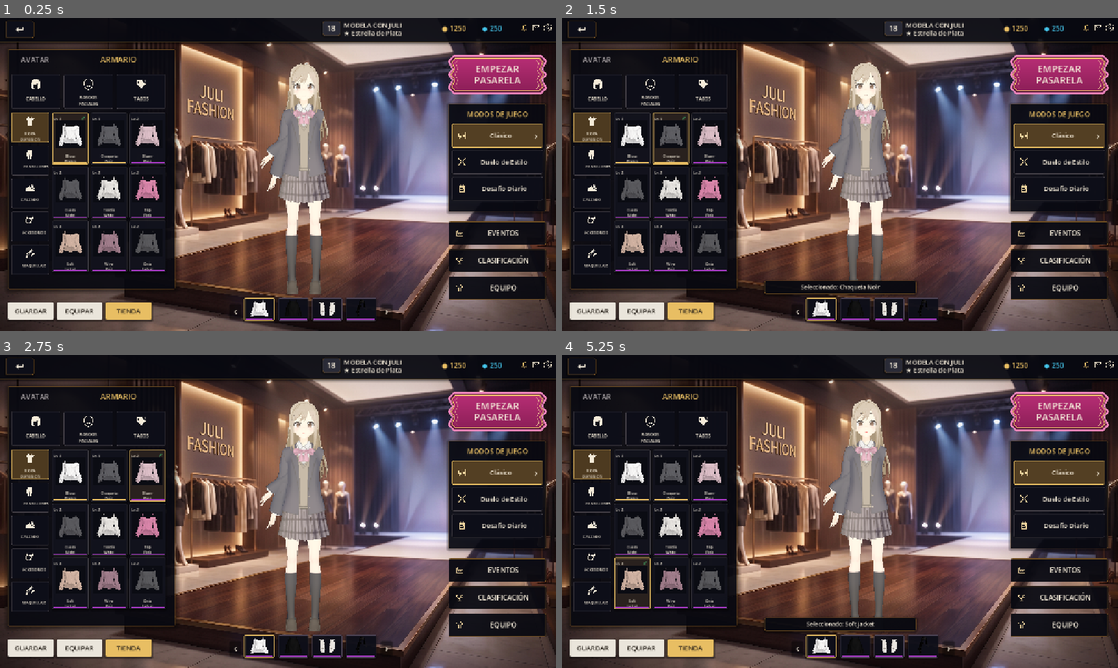
Above: before the commit, frames 1-4 (two rows, left to right).
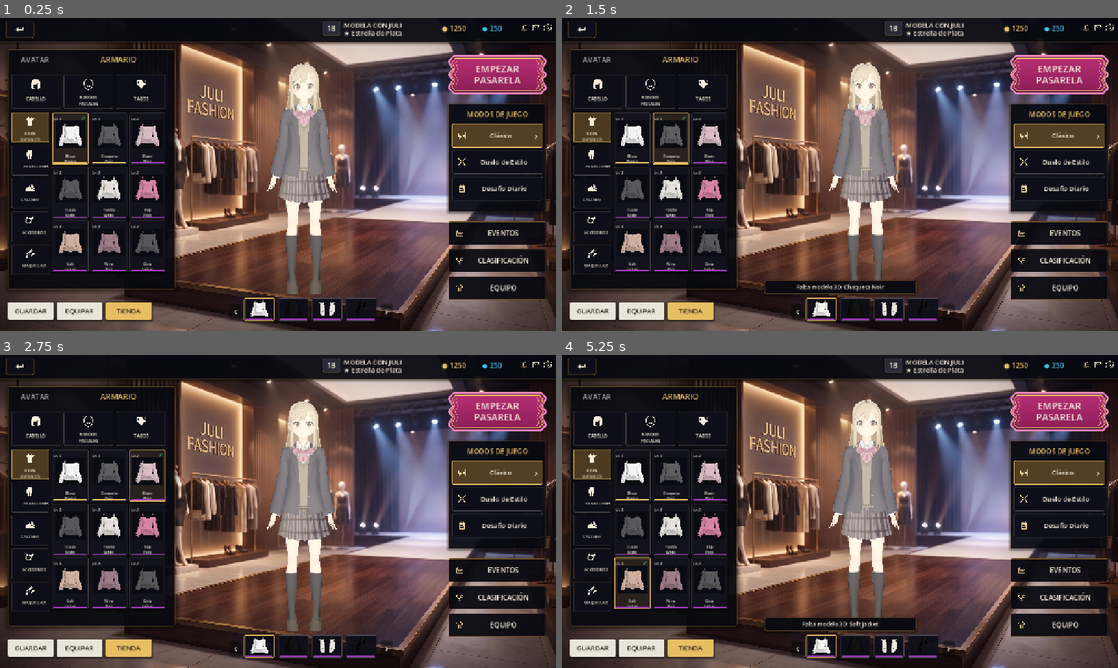
Above: after the commit, the same moments.

Repository: Haroldhv4/modela-con-juli
Game: Godot game, scene res://scenes/Lobby.tscn
Two runs of this game, one before a commit and one after it. Both use one fixed random seed, a clock stepped at 60 frames per second and the inputs below.
Inputs (mouse positions are in pixels of both pictures, inside the frame that each line leads up to):
- Up to frame 1 (0.25 s): no input
- Up to frame 2 (1.5 s): click (634, 140) at 0.52 s; click (673, 140) at 1.27 s
- Up to frame 3 (2.75 s): click (150, 477) at 2.02 s
- Up to frame 4 (5.25 s): click (634, 530) at 2.77 s; click (673, 530) at 3.52 s; click (712, 530) at 4.27 s; click (634, 583) at 5.02 s

The runs differ from the first frame. In frame 1, 0.6% of the frame differs, in the area x 46-61%, y 14-89%; in frame 2, 1.0%, in the area x 42-61%, y 14-88%; in frame 3, 0.9%; in frame 4, 1.0%.

Commit message:
feat: wire Lobby to safe modular wardrobe slots

Diff:
--- a/scripts/LobbyUI_v12.gd
+++ b/scripts/LobbyUI_v12.gd
@@ -3,12 +3,11 @@
 # MODELA CON JULI - LOBBY V12
 # Una sola Juli persistente. La UI nunca reemplaza al personaje completo.
 
-const WardrobeRuntime = preload("res://addons/ConfiguraBridge/configura_wardrobe_runtime.gd")
+const WardrobeRuntime = preload("res://addons/ConfiguraBridge/wardrobe_runtime_v2.gd")
 const GameSessionRuntime = preload("res://scripts/GameSession.gd")
 
 var wardrobe_runtime = null
 var _runtime_ready: bool = false
-
 
 func _ready() -> void:
 	super()
@@ -16,52 +15,43 @@
 	_refresh_modes()
 	call_deferred("_initialize_persistent_juli")
 
-
 func _process(delta: float) -> void:
 	super(delta)
 	if wardrobe_runtime != null:
 		wardrobe_runtime.update_idle(delta)
 
-
 func _initialize_persistent_juli() -> void:
 	if not _ensure_wardrobe_runtime():
 		_show_toast("No se pudo preparar a Juli")
 		return
-
 	_runtime_ready = bool(wardrobe_runtime.prepare_character())
 	if not _runtime_ready:
 		_show_toast("No se pudo preparar a Juli")
 		return
-
 	wardrobe_runtime.apply_outfit(equipped)
-
 
 func _ensure_wardrobe_runtime() -> bool:
 	if wardrobe_runtime != null:
 		return true
-
 	var world: Node3D = get_node_or_null("CharacterViewportContainer/CharacterViewport/CharacterWorld") as Node3D
 	if world == null:
-		push_error("[LobbyV12] No se encontro CharacterWorld.")
+		push_error("[LobbyV12] No se encontro CharacterWorld")
 		return false
-
 	var juli: Node3D = character_node as Node3D
 	if juli == null:
 		juli = world.get_node_or_null("Juli") as Node3D
 	if juli == null:
-		push_error("[LobbyV12] No se encontro la instancia persistente de Juli.")
+		push_error("[LobbyV12] No se encontro la instancia persistente de Juli")
 		return false
-
-	# Esta referencia permanece durante toda la sesion del Lobby.
 	character_node = juli
 	wardrobe_runtime = WardrobeRuntime.new(world, juli)
 	return true
 
-
 func _equip_item(category, item) -> void:
+	var slot: String = str(category)
 	var item_id: String = str(item.get("id", ""))
 	var item_name: String = str(item.get("name", ""))
-	equipped[category] = item_id
+	equipped[slot] = item_id
 	_refresh_items()
 
 	if not _ensure_wardrobe_runtime():
@@ -70,23 +60,25 @@
 	if not _runtime_ready:
 		_runtime_ready = bool(wardrobe_runtime.prepare_character())
 
-	# wardrobe_runtime es una referencia dinamica a un RefCounted cargado por script.
-	# En Godot 4.7 no se puede usar := para inferir el retorno de esa llamada.
-	var visual_change: bool = bool(wardrobe_runtime.apply_style(str(category), item_id))
+	# Primero intenta una prenda 3D real por slot. Convencion:
+	# assets/wardrobe3d/<slot>/<item_id>.glb o .tscn
+	var equipped_3d: bool = bool(wardrobe_runtime.equip_item_3d(slot, item_id))
+	if equipped_3d:
+		_show_toast("3D equipado: " + item_name)
+		return
+
+	# Mientras un item aun no tenga malla 3D, nunca sustituimos a Juli ni tocamos huesos.
+	# Solo aplicamos una variacion de material cuando el GLB base expone esa zona.
+	var visual_change: bool = bool(wardrobe_runtime.apply_style(slot, item_id))
 	if visual_change:
-		_show_toast("Equipado: " + item_name)
+		_show_toast("Estilo aplicado: " + item_name)
 	else:
-		# Nunca sustituimos a Juli por otro GLB para fingir una prenda. Si el GLB
-		# actual no expone esa zona/material, conservamos a Juli y el estado queda
-		# listo para la futura malla modular real.
 		wardrobe_runtime.pulse_selection()
-		_show_toast("Seleccionado: " + item_name)
-
+		_show_toast("Falta modelo 3D: " + item_name)
 
 func _select_mode(mode) -> void:
 	super(mode)
 	GameSessionRuntime.save_mode(str(selected_mode))
-
 
 func _start_runway() -> void:
 	_save_outfit()
